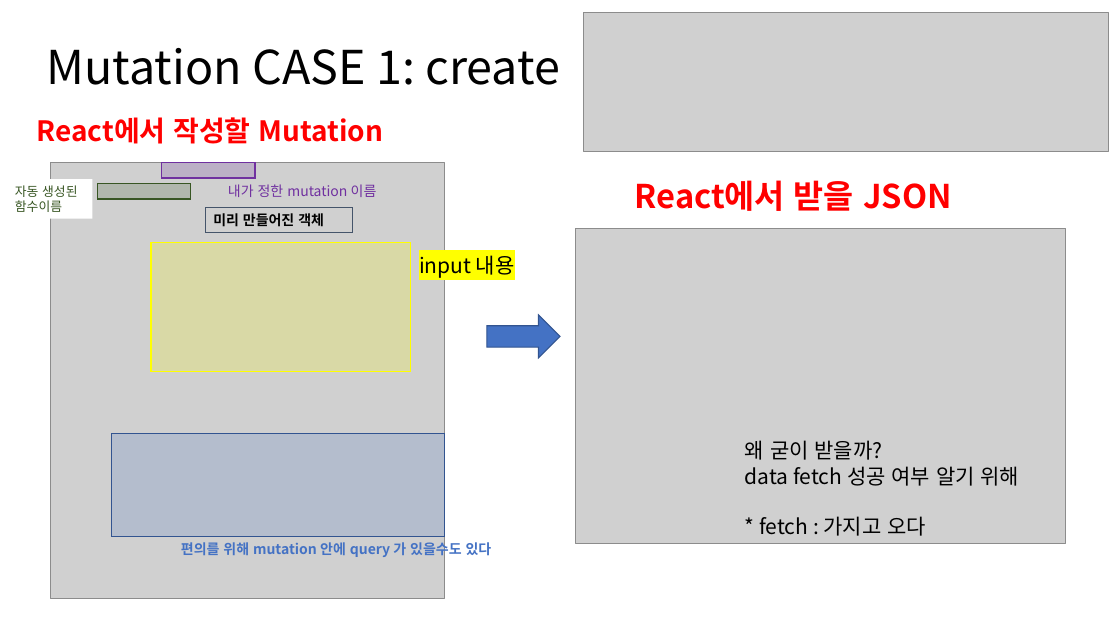
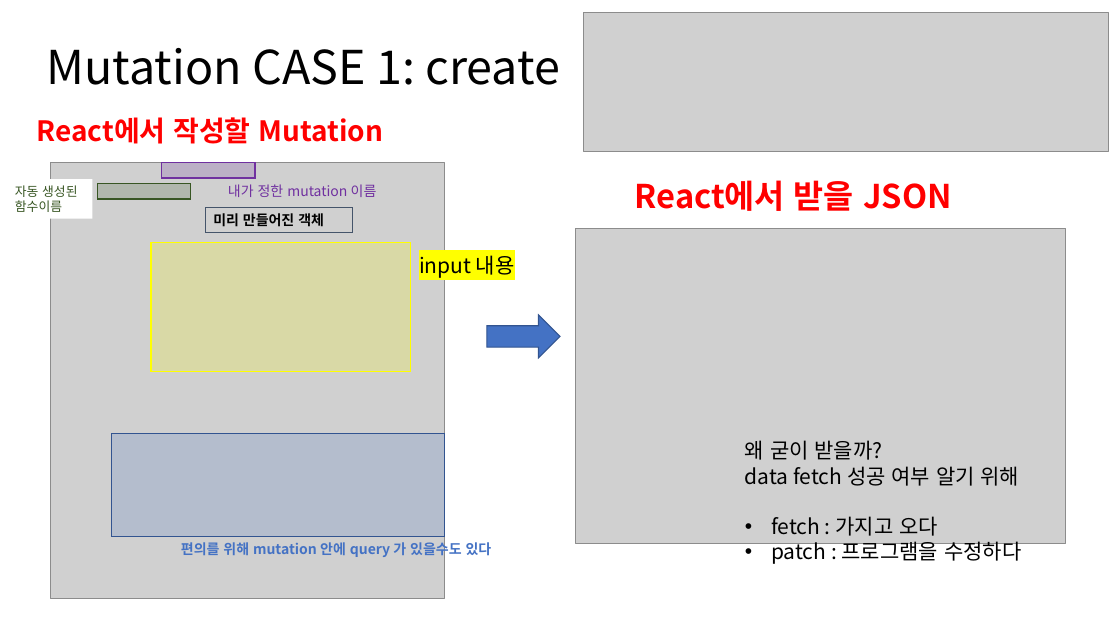
Before and after one commit to GNUCSAssistants/ver.2021_No_Base_ModernWeb, a slide deck: slide 1 of PPT/6. GraphQL 과 PostgreSQL 연동/2. Mutation.pptx. Drawn at 1120x630 pixels with LibreOffice and Linux fonts; fonts in the diff are those of the drawing; grey boxes stand for pictures. Boxes give left, top, right and bottom in pixels: in the first picture for what was removed or moved away, otherwise in the second. Text is boxed around its words. In the diff, an @@ line names an element or a change of style, - is before the commit and + after.

```diff
--- a/PPT/6. GraphQL 과 PostgreSQL 연동/2. Mutation.pptx
+++ b/PPT/6. GraphQL 과 PostgreSQL 연동/2. Mutation.pptx
@@ text at (x1=771, y1=516, x2=1021, y2=564): text changed @@
-* fetch : 가지고 오다
+• fetch : 가지고 오다
+• patch : 프로그램을 수정하다
```
Also in this commit, not shown: 1 other slide changed, 4 other files.
